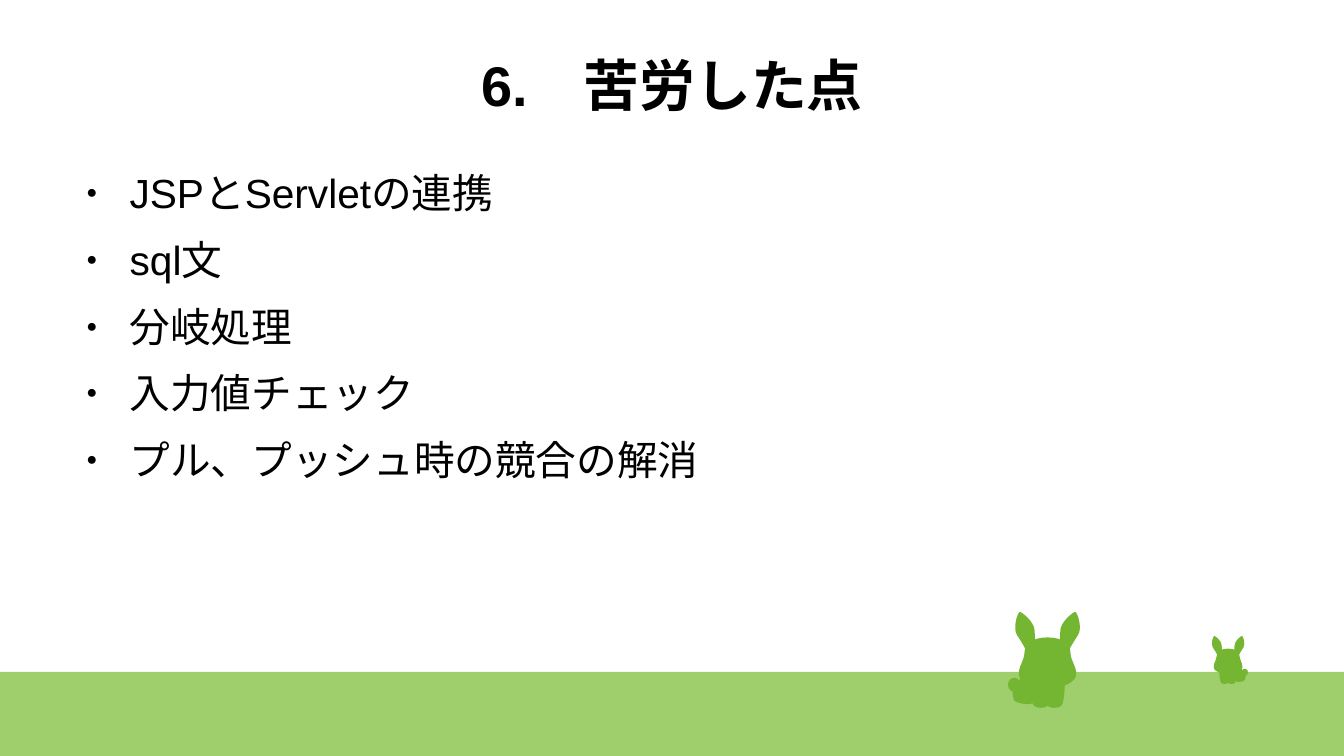
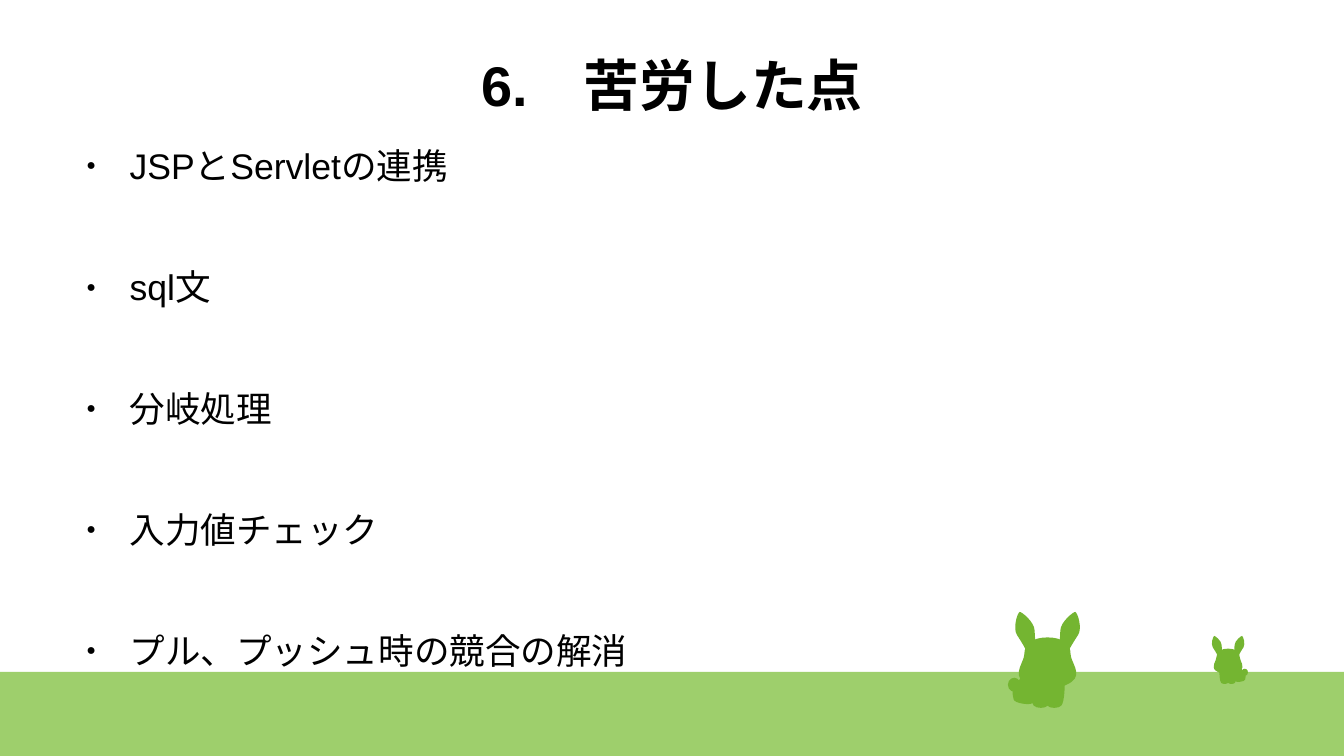
Before and after one commit to 17bd089s/shopping, a slide deck: slide 12 of document/発表スライド改.odp. Drawn at 1344x756 pixels with LibreOffice and Linux fonts; fonts in the diff are those of the drawing. Boxes give left, top, right and bottom in pixels: in the first picture for what was removed or moved away, otherwise in the second. Text is boxed around its words. In the diff, an @@ line names an element or a change of style, - is before the commit and + after.

```diff
--- a/document/発表スライド改.odp
+++ b/document/発表スライド改.odp
@@ text "JSPとServletの連携" moved from (x1=130, y1=176, x2=699, y2=479) to (x1=130, y1=151, x2=628, y2=673) @@
@@ text "JSPとServletの連携" at (x1=130, y1=151, x2=628, y2=673): size 24 to 21 pt @@
```
Also in this commit, not shown: 10 other slides changed, 2 slides added, 2 slides removed.
